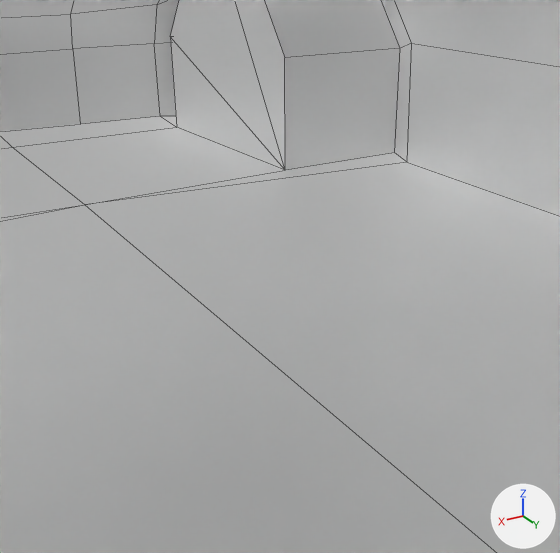
The FBX model Assets/Models/rally_car.fbx, before and after one commit.
The view is the same before and after, from a camera (50 mm lens) standing at (0.799, 1.428, 0.66) and looking at (-0.035, 0.038, -0.035). The axes (+X, +Y, +Z) are drawn at lower right. The lights are the same throughout. Mesh edges are drawn as thin lines. Objects named as collision shapes, trigger or cutter boxes, shadow casters or lower levels of detail are left out. Where no turn or scale is listed for an object, it has been applied to the vertices.

The first picture shows 'Car'.
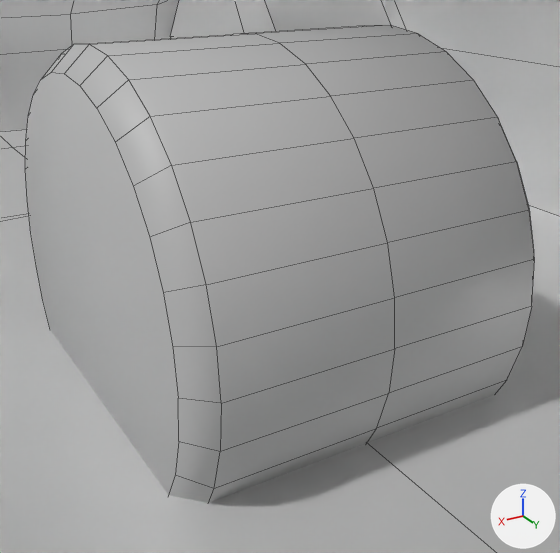
Commit message: Add tires model

The change in detail:
Mesh me_cylinder_002 is new.
It has 160 vertices, 130 faces and spans x -0.395..0.395, y -0.492..0.492, z -0.492..0.492.
Object 'Tire' (ob_tire) is new; it shows me_cylinder_002.
Its location is (0.0, 0.0, 0.0).

Location of each change, [x1, y1, x2, y2] in pixels of the pictures (560 x 553 px):
'Tire', added
    after: [25, 25, 535, 503]
'Car', unchanged, covered by the edit
    both: [0, 0, 560, 553]
